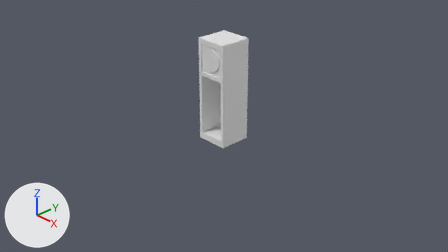
The Blender file blender/clock.blend, before and after one commit.
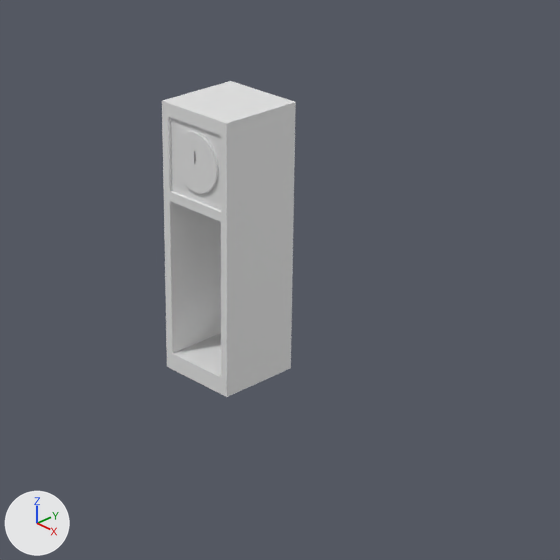
There are two pictures of each version: one from the file's camera 'Camera', one close up on the part from 31% to 78% of the width and 0% to 83% of the height. The axes (+X, +Y, +Z) are drawn at lower left. The lights are the same throughout.

Script lines for the objects in view, before the commit:
```python
me_cube_004 = bpy.data.meshes.new('Cube.004')
me_cube_004.from_pydata(...)  # 90 vertices, 88 faces; spans x -0.3..0.3, y -0.3..0.3, z -0.3..1.6
me_cube_005 = bpy.data.meshes.new('Cube.005')
me_cube_005.from_pydata(...)  # 114 vertices, 50 faces; spans x -0.195..0.205, y -0.299..-0.267, z 1.064..1.464
ob_box = bpy.data.objects.new('box', me_cube_004)
ob_box.location = (0.0, 0.0, 0.0)
ob_clock_face = bpy.data.objects.new('clock face', me_cube_005)
ob_clock_face.location = (0.0, 0.0, 0.0)
```
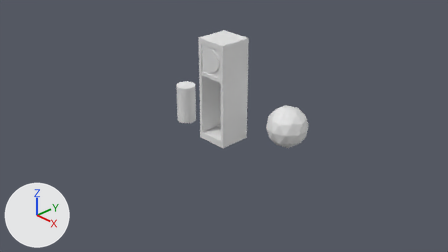
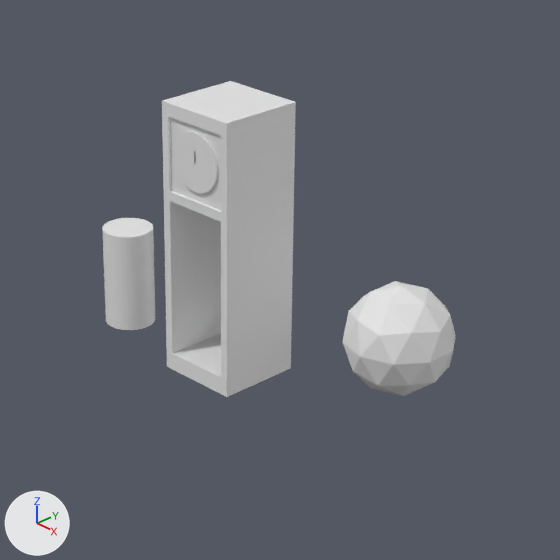
What differs and where, as boxes (x1, y1, x2, y2) in the close-ups (560 x 560 px):
'clock face', reshaped (672% wider, 316% taller): before (174, 131, 219, 194); after (102, 131, 456, 396)
part 1 of me_cube_005, added: after (342, 281, 456, 396)
part 2 of me_cube_005, added: after (102, 218, 155, 330)

The edits, one by one:
me_cube_005 has 114 vertices, 50 faces and spans x -0.195..0.205, y -0.299..-0.267, z 1.064..1.464.
me_cube_005 is used by ob_clock_face; location (0.0, 0.0, 0.0).
me_cube_005 part 1: a new loose piece, an icosphere of 80 faces spanning x 0.638..1.361, y 0.217..0.977, z -0.3..0.46.
me_cube_005 part 2: a new loose piece, a 32-sided cylinder along z spanning x -1.219..-0.859, y -0.18..0.18, z -0.299..0.421.
